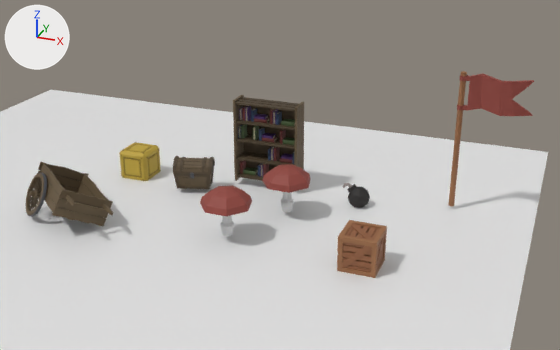
An edit to the Blender file scene1.blend, drawn before and after from the same camera.
One viewpoint serves both versions: a camera (50 mm lens) standing at (10.93, -16.72, 9.79) and looking at (3.45, 2.54, 1.02). Every picture has the same lights, and +X, +Y and +Z are marked at upper left.

Names of what the first picture shows: 'Bomb', 'Bookcase_Full', 'Cart', 'Chest', 'Crate', 'Flag', 'Mushroom', 'Mushroom.001', 'Plane', 'YellowBox'.
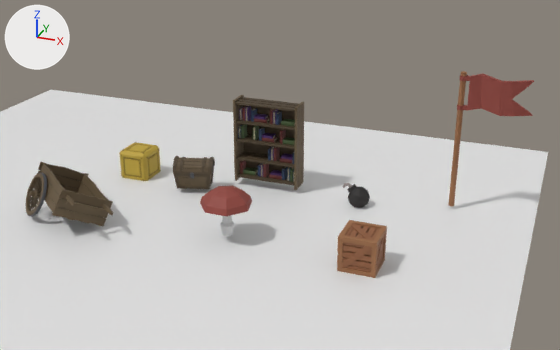
Scene script edits in JSON lines:
```json
{"op": "remove", "block": "ob_mushroom_001", "code": ["ob_mushroom_001 = bpy.data.objects.new('Mushroom.001', me_mushroom_001)", "ob_mushroom_001.location = (3.7, 2.47, 0.0)", "ob_mushroom_001.rotation_euler = (1.571, 0.0, 0.0)  # degrees (90, 0, 0)", "ob_mushroom_001.scale = (2.0, 2.0, 2.0)"]}
```

Location of each change, [x1, y1, x2, y2] in pixels of the pictures (560 x 350 px):
```json
{"object": "Mushroom.001", "change": "deleted", "before": [262, 164, 311, 212], "faces in mat_lightred (red #8f433a)": [262, 164, 311, 193], "faces in mat_white (light grey #d1d1d1)": [281, 192, 293, 212]}
```
